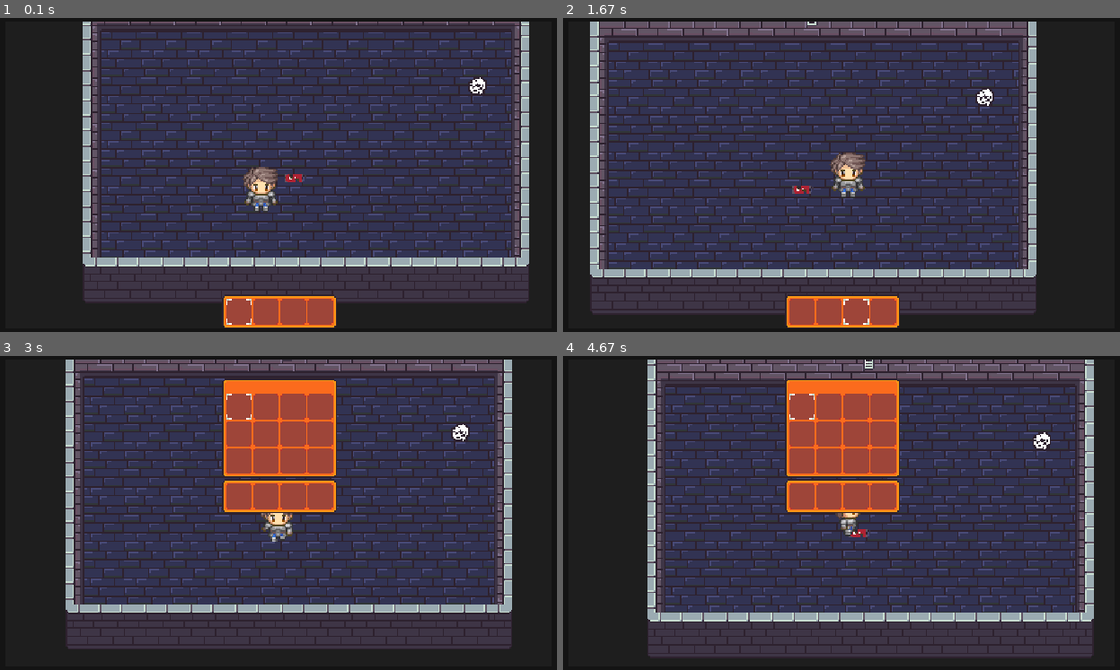
Above: before the commit, frames 1-4 (two rows, left to right).
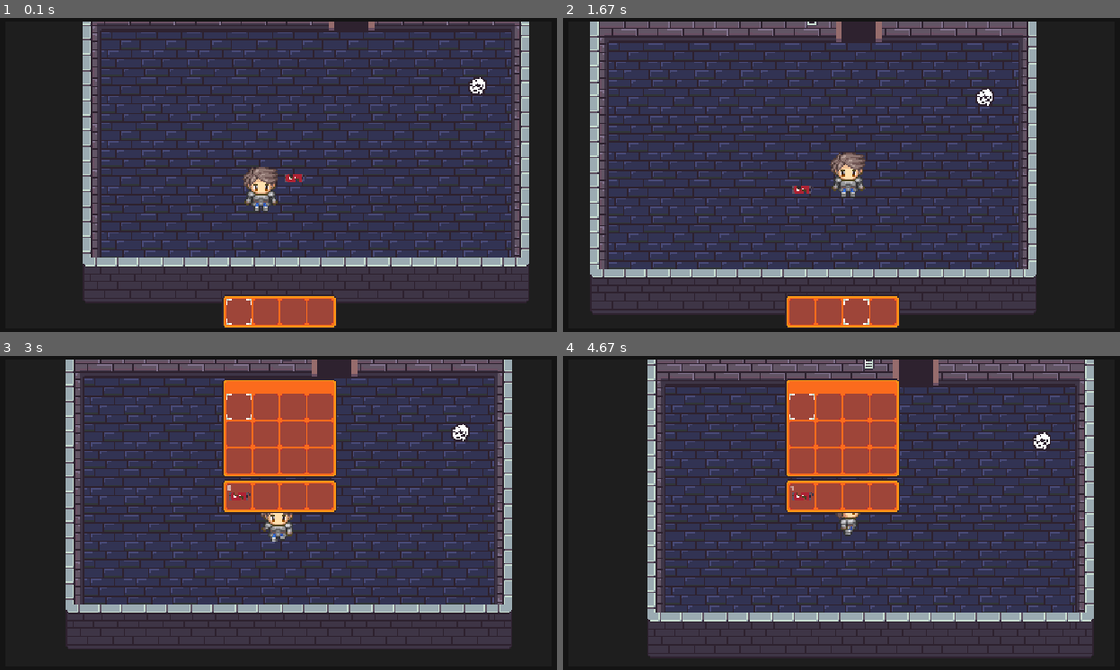
Above: after the commit, the same moments.

Repository: CyberSurge-Dev/PygameTesting
Game: pygame game, started from main.py
Two runs of this game, one before a commit and one after it. Both use one fixed random seed, a clock stepped at 60 frames per second and the inputs below.
Inputs (mouse positions are in pixels of both pictures, inside the frame that each line leads up to):
- Up to frame 1 (0.1 s): no input
- Up to frame 2 (1.67 s): hold D 0.33-0.8 s; hold W 0.83-1.13 s; tap 2 at 0.98 s; hold D 1.17-1.63 s; tap 3 at 1.32 s
- Up to frame 3 (3 s): hold A 1.67-2.2 s; tap I at 1.82 s; click (233, 403) at 2.28 s; tap E at 2.57 s; hold S from 2.9 s (still down)
- Up to frame 4 (4.67 s): tap I at 3.05, 4.15 s; release S at 3.2 s; tap 1 at 3.23 s; hold A 3.57-3.97 s; tap 3 at 3.72 s; hold W 4-4.37 s; hold D from 4.4 s (still down); tap 2 at 4.55 s

The runs differ from the first frame. In frame 1, 0.1% of the frame differs, in the area x 59-68%, y 1-4%; in frame 2, 0.4%; in frame 3, 0.4%; in frame 4, 0.6%, in the area x 40-68%, y 1-58%.

Commit message:
Continued updating code to work with new tilemap.

Diff:
--- a/data/rooms/main_room.json
+++ b/data/rooms/main_room.json
@@ -11,7 +11,7 @@
         "3;0" : {"id":"wall", "variant":0},
         "4;0" : {"id":"wall", "variant":0},
         "5;0" : {"id":"note-wall", "meta" : {"text":["The world is collapsing around us, there", "are not many of us left", "We can only hope for a rebirth", "-Unknown"]}},
-        "6;0" : {"id":"wall", "variant":0},
+        "6;0" : {"id":"door", "variant":0, "meta" : {"id":"0"}},
         "7;0" : {"id":"wall", "variant":0},
         "8;0" : {"id":"wall", "variant":0},
         "9;0" : {"id":"wall", "variant":0},
@@ -84,7 +84,6 @@
      }, "items" : {
         "5;4" : {"id":"crushed-can", "interactable-type":"item"},
         "9;2" : {"id":"crumbled-paper", "interactable-type":"item"}
-
     }, "decor" : {
     },
     "meta": {
--- a/data/saves/test_save/rooms.json
+++ b/data/saves/test_save/rooms.json
@@ -1,23 +1,13 @@
 {
-    "0;0" : {
-        "room" : "main_room.json"
+    "0" : {
+        "room" : "main_room.json",
+        "doors" : {
+            "0" : "1",
+            "1" : "2",
+            "2" : "3"
+        }
     },
-    "1;0" : {
-        "room" : "plant_room.json"
-    },
-    "2;0" : {
-        "room" : "closet.json"
-    },
-    "-1;0" : {
-        "room" : "trash_room.json"
-    },
-    "-1;1" : {
-        "room" : "bedroom_left.json"
-    },
-    "1;1" : {
-        "room" : "bedroom_right.json"
-    },
-    "0;1" : {
+    "1" : {
         "room" : "hallway.json"
     }
 }
--- a/main.py
+++ b/main.py
@@ -75,7 +75,6 @@
         self.gameManager = GameManager('data/saves/test_save', self.tilemap)
         self.player = Player(self, (128, 128), (32, 32), self.gameManager)
 
-
         self.clock = pygame.time.Clock() # Create the game clock
 
     def test(self):
--- a/scripts/assetMap.py
+++ b/scripts/assetMap.py
@@ -24,12 +24,8 @@
         'wall' : Tile(load_images('tiles/walls'), True),
         'floor' : Tile(load_images('tiles/floors')),
         'note-wall' : InteractableTile(load_images('tiles/note_walls'), True, {}, show_text_box),
-        'door' : {'type':'door', 'variants':load_images('tiles/doors'), 'increments' : {
-            0: (0,1),
-            1: (-1, 0),
-            2: (0, -1),
-            3: (1, 0)
-        }},
+        'door' : InteractableTile(load_images('tiles/doors'), False, {}, interactable=False, on_collision=lambda tile, *args:
+            args[0].gameManager.set_room_from_id(args[0].tilemap.get_tile(tile.pos).meta.get('id', 0))),
         'recycling-bin' : {'variants': [load_image("tiles/recycling_bin.png")], 'onRender':render_recycle, 'interaction': on_interact_recycle},
         'trash-bin' : {'variants': [load_image("tiles/trash_bin.png")], 'onRender':render_trash, 'interaction': on_interact_trash},
         'bed' : {'variants': [load_image("tiles/bed.png")]},
--- a/scripts/entities.py
+++ b/scripts/entities.py
@@ -204,16 +204,12 @@
         inter = 0
         if self.itembar.items[self.itembar.slot_selected][0] != None:
             self.itembar.items[self.itembar.slot_selected][0].update()
-        for tile in self.tilemap.get_interactable_tiles_around((self.pos[0], self.pos[1])):
-            if tile != None:
-                inter += 1
-        for item in self.tilemap.get_collided_items(self.rect()):
-            if item != None:
-                inter += 1
-        if inter > 0 and not self.inventory_open:
+        if self.tilemap.closest_interactable(self.pos) != None:
             self.interaction = True
         else:
             self.interaction = False
+
+        self.tilemap.check_collisions(self.rect(), self)
 
     def render(self, disp, offset=(0, 0)):
         """Render player and HUD elements."""
--- a/scripts/newTilemap.py
+++ b/scripts/newTilemap.py
@@ -12,6 +12,7 @@
 """
 # --------------------------------------------------------------------------------
 # Internal imports
+from code import interact
 from scripts.utils import blit
 from scripts.tiles import Tile, InteractableTile
 
@@ -41,6 +42,10 @@
         """Load the tilemap from a provided dictionary"""
         with open(BASE_TILEMAP_PATH + filename, "r") as f:
             tile_data = json.load(f)
+        # Reset tilemaps
+        self.tilemap = {}
+        self.decor = {}  # Just images, can have floating point positions
+        self.items = {}  # Item objects to be rendered on the tilemap
 
         # Load information from Tilemap
         for k, v in tile_data.get('tilemap', {}).items():
@@ -73,8 +78,7 @@
         tiles = []
         for position in POSITIONS_AROUND:
             tiles.append(
-                self.tilemap.get((pos[0] + position[0], pos[1] + position[1]),
-                                 None))
+                self.tilemap.get((pos[0] + position[0], pos[1] + position[1]), None))
         return tiles
 
     def get_solid_rects_around(self, pos):
@@ -103,6 +107,14 @@
         """Returns a list of interactable tiles around pos"""
         return [x for x in self.get_tiles_around(pos) if type(x) == InteractableTile]
 
+    def get_interactable_only_tiles_around(self, pos):
+        """Returns a list of interactable tiles around pos"""
+        return [x for x in self.get_interactable_tiles_around(pos) if x.collision_interactable == False or x.interactable]
+
+    def get_collide_only_tiles_around(self, pos):
+        """Returns a list of interactable tiles around pos that are collision only."""
+        return [x for x in self.get_interactable_tiles_around(pos) if type(x) == InteractableTile and x.interactable == False and x.collision_interactable]
+
     def get_collided_items(self, rect):
         """Returns a list of Item objects that collide with the passed in Rect"""
         return [
@@ -129,7 +141,7 @@
         pos = (int(position[0]+self.tile_size//2), int(position[1]+self.tile_size//2))
         distances = {
             abs(math.hypot(int(tile.pos[0]+self.tile_size//2) - pos[0], int(tile.pos[1]+self.tile_size//2) - pos[1])) : tile
-                           for tile in self.get_interactable_tiles_around(pos)
+                           for tile in self.get_interactable_only_tiles_around(pos)
         }
         # Return closest interactable tile
         items_collided = self.get_collided_items(pygame.Rect(position[0], position[1], self.tile_size, self.tile_size))
@@ -144,9 +156,10 @@
     def check_collisions(self, rect, *args):
         """Checks if the passed in rect is colliding with any tiles"""
         # Set rect to collide with
-        for tile in self.get_interactable_tiles(self.x, self.y):
-            if pygame.Rect(tile.pos[0], tile.pos[1], self.tile_size, self.tile_size).colliderect(rect):
-                tile.on_collision(*args)
+        for tile in self.get_interactable_tiles_around((rect.x, rect.y)):
+            if pygame.Rect(tile.pos[0]*self.tile_size, tile.pos[1]*self.tile_size, self.tile_size, self.tile_size).colliderect(rect):
+                tile.on_collision(tile, *args)
+                print("collide with tile")
 
     def add_tile(self, pos, tile):
         """Adds or overwrites tile at location"""
--- a/scripts/utils.py
+++ b/scripts/utils.py
@@ -39,25 +39,19 @@
 
 class GameManager():
     """The game manager class is used to manage and load save files."""
-
     def __init__(self, save_file, tilemap):
         """Initialize GameManager variables"""
         self.tilemap = tilemap
         with open(save_file+'/rooms.json') as f:
-            self.rooms = {tuple(int(v) for v in k.split(';')): v for k, v in json.load(f).items()}
-        self.tilemap.load(self.rooms[(0,0)]['room'])
-        self.current_room = [0,0]
-
-    def increment_room(self, room):
-        self.current_room[0] += room[0]
-        self.current_room[1] += room[1]
-        print(f"Loaded: {self.current_room}")
-        self.tilemap.load(self.rooms[(self.current_room[0], self.current_room[1])]['room'])
+            self.rooms = {int(k): v for k, v in json.load(f).items()}
+        self.tilemap.load(self.rooms[0]['room'])
+        self.current_room = 0
 
     def set_room(self, room):
         self.tilemap.load(self.rooms[room]['room'])
 
-
+    def set_room_from_id(self, door_id):
+        self.tilemap.load(self.rooms[ int(self.rooms[self.current_room]['doors'][str(door_id)]) ] ['room'])
 
 class Settings():
 
